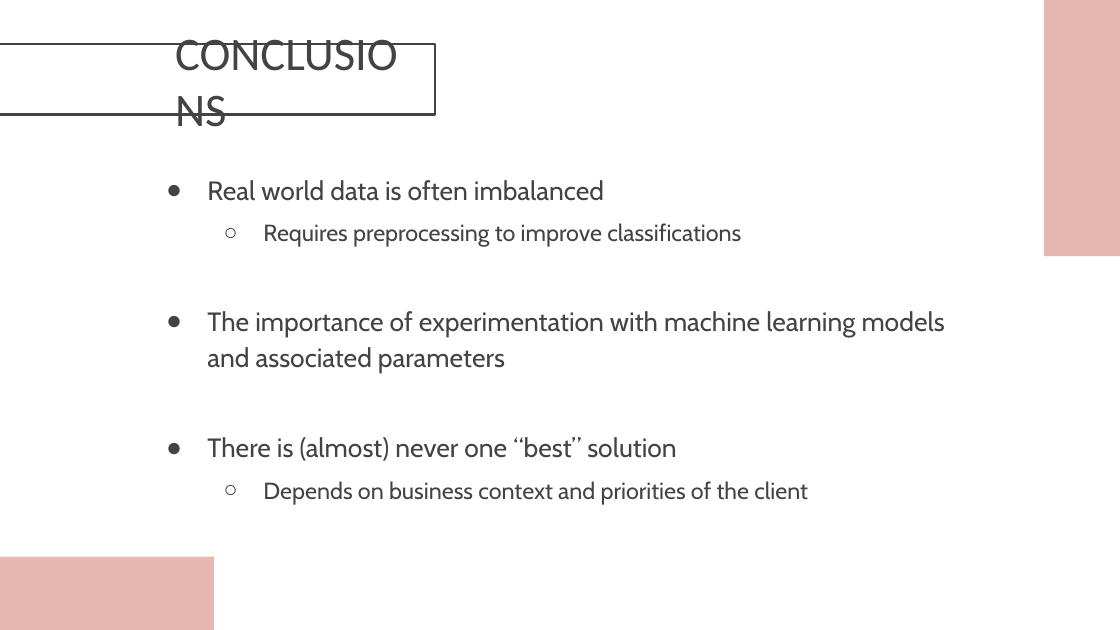
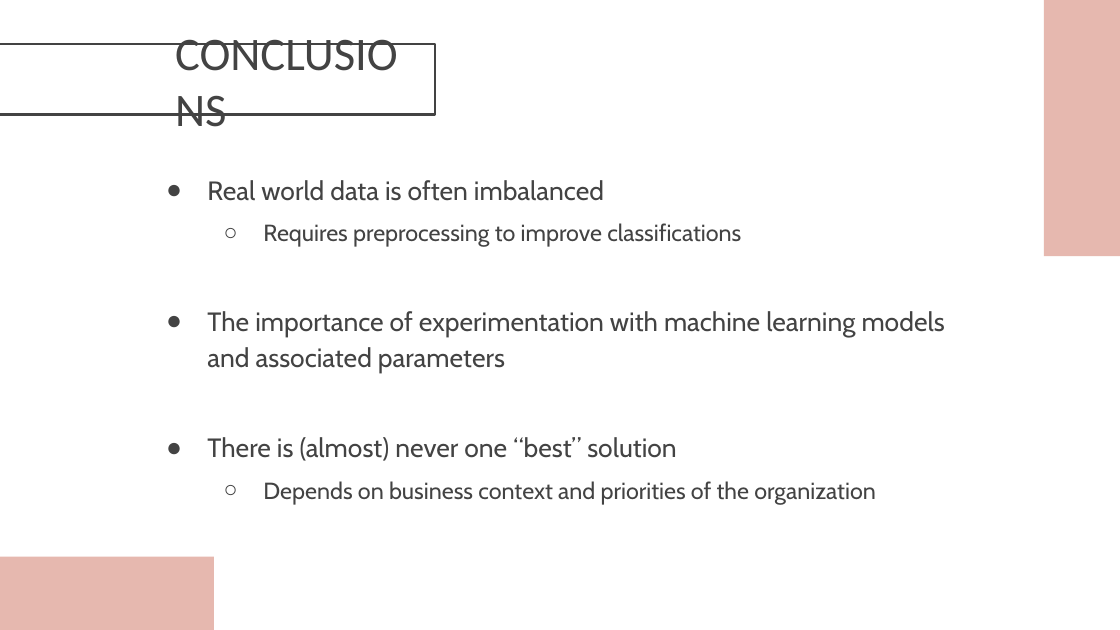
Before and after one commit to mlb12/Team-12-TP02, a slide deck: slide 9 of Team 12 Final Presentation.pptx. Drawn at 1120x630 pixels with LibreOffice and Linux fonts; fonts in the diff are those of the drawing. Boxes give left, top, right and bottom in pixels: in the first picture for what was removed or moved away, otherwise in the second. Text is boxed around its words. In the diff, an @@ line names an element or a change of style, - is before the commit and + after.

```diff
--- a/Team 12 Final Presentation.pptx
+++ b/Team 12 Final Presentation.pptx
@@ subtitle at bbox=[263, 481, 876, 505]: text changed @@
-  ○ Depends on business context and priorities of the client
+  ○ Depends on business context and priorities of the organization
```
Also in this commit, not shown: 1 other slide changed.
